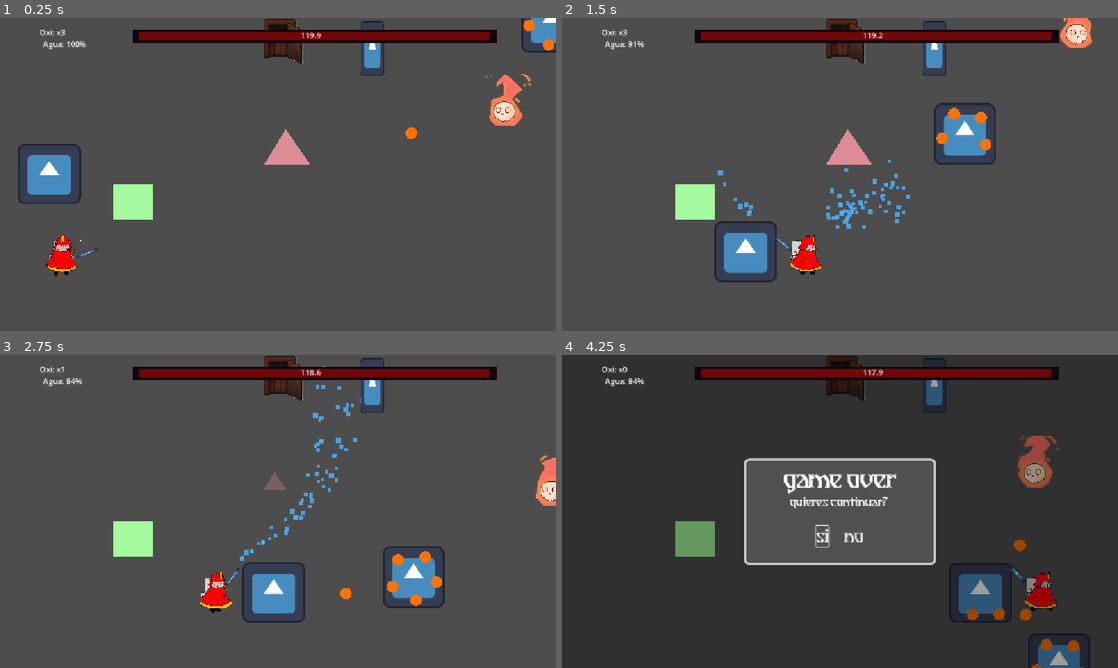
Above: before the commit, frames 1-4 (two rows, left to right).
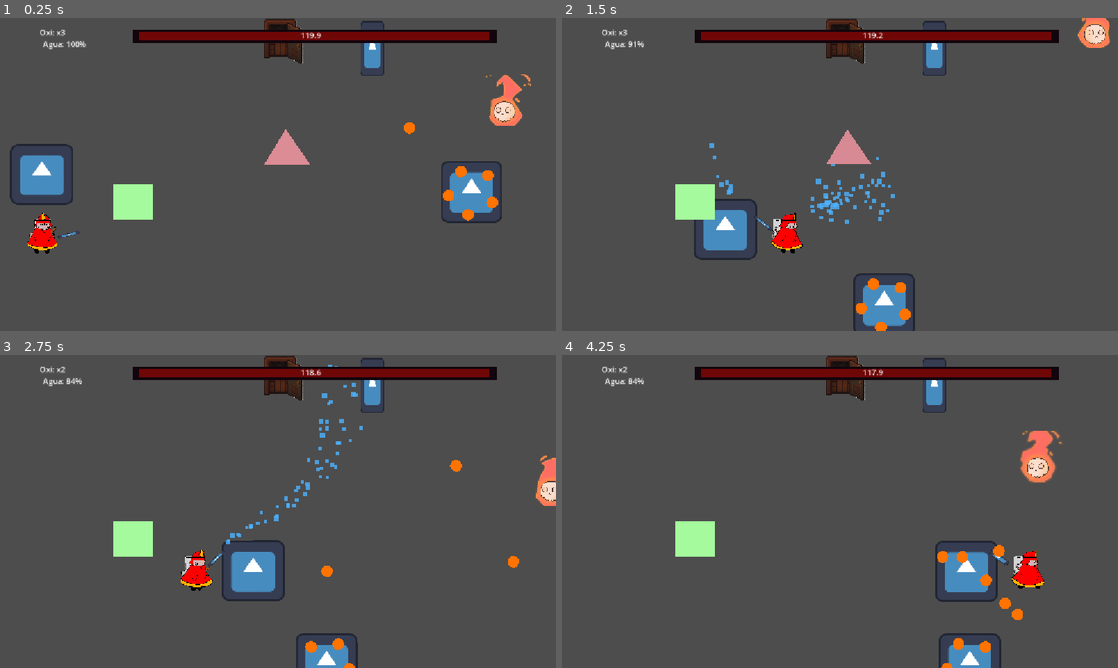
Above: after the commit, the same moments.

Repository: gsMolina02/GameJam
Game: Godot game, scene res://Scenes/escena_prueba.tscn
The game is run twice, just before and just after one commit, with the same random seed, the same clock (stepped at 60 frames per second) and the same inputs. This scene is started directly instead of the project's main scene. The engine's default icon, where the game draws it, is replaced by a stand-in: a white triangle on a blue panel in a dark square.
Inputs (mouse positions are in pixels of both pictures, inside the frame that each line leads up to):
- Up to frame 1 (0.25 s): no input
- Up to frame 2 (1.5 s): tap Enter (ui_accept) at 0.5, 0.77 s; move the mouse to (962, 158) at 0.52 s; press the mouse at (962, 158) at 0.53 s; hold D (right) from 0.53 s (still down); move the mouse to (728, 190) at 1.27 s; release the mouse at (728, 190) at 1.28 s; click (728, 190) at 1.35 s
- Up to frame 3 (2.75 s): tap Enter (ui_accept) at 1.52 s; move the mouse to (333, 442) at 2.02 s; release D (right) at 2.03 s; press the mouse at (333, 442) at 2.03 s; hold A (left) from 2.03 s (still down); tap F (interact) at 2.1 s
- Up to frame 4 (4.25 s): move the mouse to (812, 574) at 2.77 s; release A (left) at 2.78 s; release the mouse at (812, 574) at 2.78 s; hold D (right) from 2.78 s (still down); right-click (812, 574) at 2.85 s; tap Enter (ui_accept) at 3.02, 3.77 s; click (812, 574) at 3.05 s; move the mouse to (1006, 558) at 3.52 s; press the mouse at (1006, 558) at 3.53 s

The runs differ from the first frame. In frame 1, 3.6% of the frame differs, in the area x 1-100%, y 0-83%; in frame 2, 7.3%; in frame 3, 6.3%; in frame 4, 87%, in the area x 0-100%, y 0-100%.

Commit message:
Configuracion vida jefe

Diff:
--- a/BomberoMichiGame/Scenes/escena_prueba.tscn
+++ b/BomberoMichiGame/Scenes/escena_prueba.tscn
@@ -23,11 +23,11 @@
 objetivo = NodePath("../personajePrincipal")
 
 [node name="personajePrincipal" parent="." instance=ExtResource("2_1in75")]
-position = Vector2(-303.99997, 138.00003)
+position = Vector2(-344.00003, 92.99997)
 scale = Vector2(1.0000006, 1.0237389)
 
 [node name="jefe" parent="." instance=ExtResource("3_1in75")]
-position = Vector2(973, -646)
+position = Vector2(549, 5.000061)
 
 [node name="Fuego" parent="." instance=ExtResource("4_gdsp3")]
 position = Vector2(117, -100)
--- a/BomberoMichiGame/personajes/jefe/jefe.gd
+++ b/BomberoMichiGame/personajes/jefe/jefe.gd
@@ -16,8 +16,8 @@
 @export var launch_speed_multiplier := 1.0
 
 # Sistema de vida del jefe
-@export var max_health := 100.0
-var health := 100.0
+@export var max_health := 10.0  # REDUCIDO PARA TESTING - era 100.0
+var health := 10.0  # REDUCIDO PARA TESTING - era 100.0
 
 var orbit_fireballs := []
 var orbit_angles := []
@@ -66,9 +66,37 @@
 	FireballScene = load("res://personajes/minions/fireball_visual.tscn")
 	minion_scene = load("res://personajes/minions/minions.tscn")
 
+	# Inicializar vida del jefe
+	health = max_health
+	print("🎯 JEFE INICIALIZADO - Vida:", health, "/", max_health)
+
 	# Agregar el jefe al grupo "enemy" y "boss"
 	add_to_group("enemy")
 	add_to_group("boss")
+
+	# Configurar el CharacterBody2D del jefe para que sea detectable por la manguera
+	# Capa 2 = enemigos/fuego
+	collision_layer = 2
+	collision_mask = 1  # Detectar capa 1 (jugador y paredes)
+	print("✅ Jefe configurado en capa de colisión 2 (enemigos)")
+
+	# Crear un Area2D para que la manguera pueda detectar al jefe (detección adicional por área)
+	var damage_area = Area2D.new()
+	damage_area.name = "DamageArea"
+	add_child(damage_area)
+
+	# Configurar la capa de colisión del área (debe estar en la capa 2 para que HoseArea la detecte)
+	damage_area.collision_layer = 2  # Capa 2 (enemigos/fuego)
+	damage_area.collision_mask = 0   # No necesita detectar nada
+
+	# Crear un CollisionShape para el área de daño
+	var damage_shape = CollisionShape2D.new()
+	var damage_circle = CircleShape2D.new()
+	damage_circle.radius = 70.0  # Similar al HitArea del jefe
+	damage_shape.shape = damage_circle
+	damage_area.add_child(damage_shape)
+
+	print("✅ Área de daño creada para el jefe (para detección de manguera)")
 
 	# Crear un HitArea para detectar colisiones con el jugador
 	var hit_area = Area2D.new()
@@ -80,9 +108,9 @@
 
 	# Crear un CollisionShape circular para el área de ataque
 	var hit_shape = CollisionShape2D.new()
-	var circle = CircleShape2D.new()
-	circle.radius = 70.0  # El jefe es más grande, su área de ataque también
-	hit_shape.shape = circle
+	var attack_circle = CircleShape2D.new()
+	attack_circle.radius = 70.0  # El jefe es más grande, su área de ataque también
+	hit_shape.shape = attack_circle
 	hit_area.add_child(hit_shape)
 
 	# Conectar señales
@@ -265,15 +293,18 @@
 
 func take_damage(amount: float) -> void:
 	"""Recibe daño y verifica si muere"""
+	var old_health = health
 	health -= amount
-	print_debug("Jefe took damage:", amount, "health remaining:", health)
+	print("🔥 JEFE RECIBIÓ DAÑO! Cantidad:", amount, " | Vida anterior:", old_health, " | Vida actual:", health, " | Max:", max_health)
 
 	if health <= 0:
+		print("💀 JEFE MURIÓ! Vida final:", health)
 		die()
 
 
 func apply_water(amount: float) -> void:
 	"""Recibe daño por agua de la manguera"""
+	print("💧 Jefe recibiendo agua con cantidad:", amount)
 	take_damage(amount)
 
 
Not shown: 2 places in BomberoMichiGame/Scenes/escena_prueba.tscn that only renumber resources
